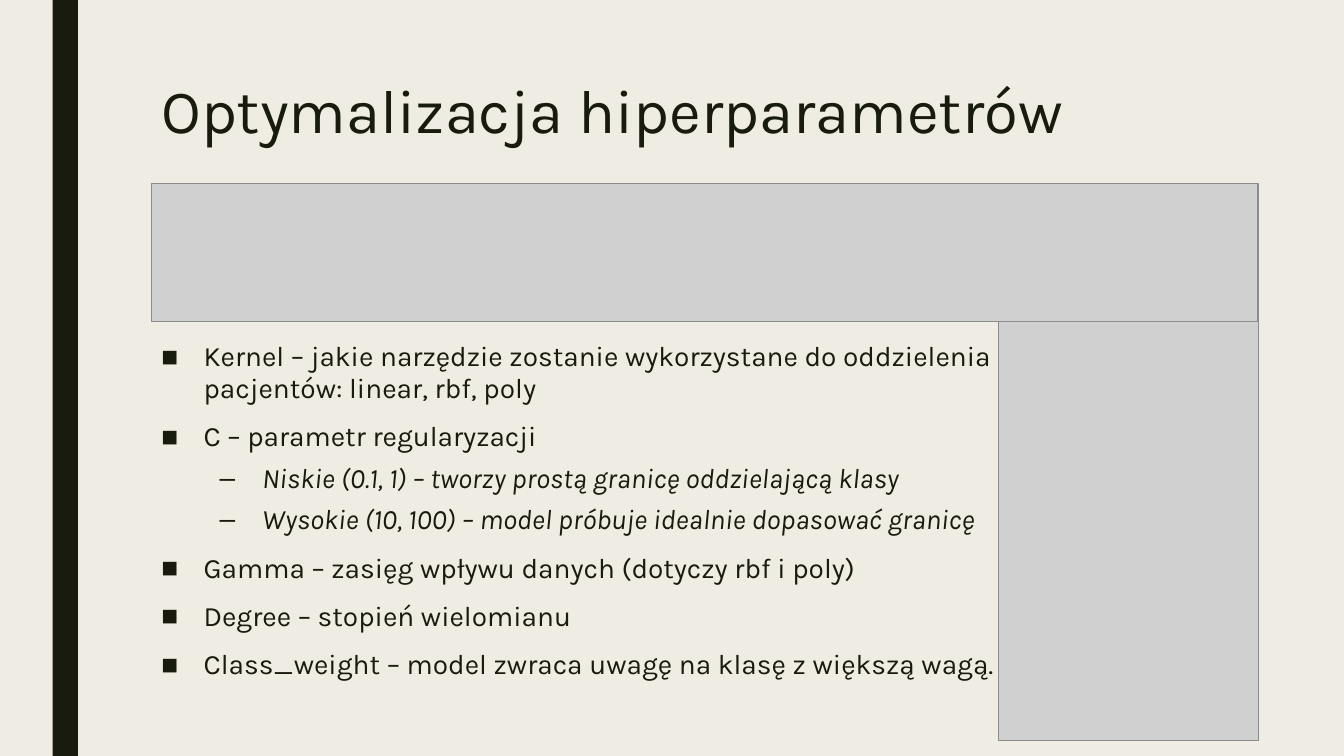
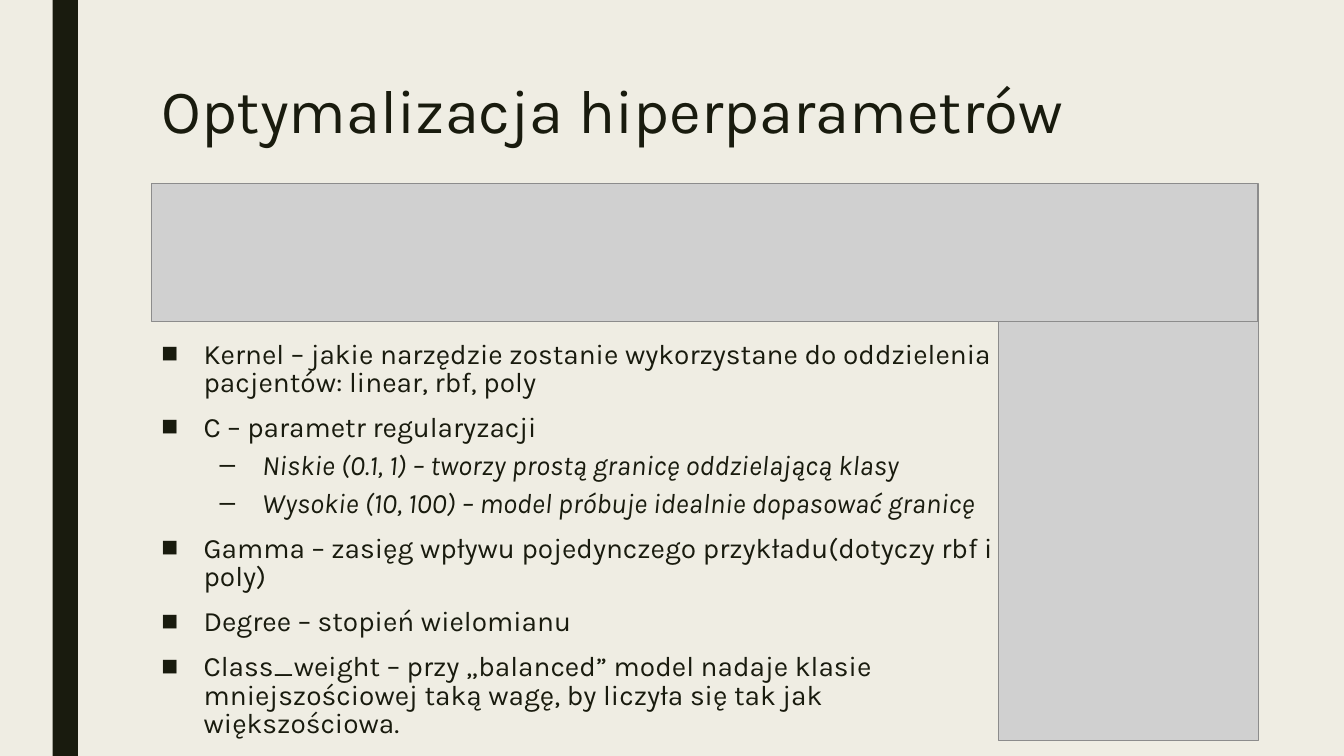
Before and after one commit to Zajecia-na-PWr-LR/lista-4-projekt-grupowy-2, a slide deck: slide 23 of Stroke.pptx. Drawn at 1344x756 pixels with LibreOffice and Linux fonts; fonts in the diff are those of the drawing; grey boxes stand for pictures. Boxes give left, top, right and bottom in pixels: in the first picture for what was removed or moved away, otherwise in the second. Text is boxed around its words. In the diff, an @@ line names an element or a change of style, - is before the commit and + after.

```diff
--- a/Stroke.pptx
+++ b/Stroke.pptx
@@ text at (204,344,990,638): line spacing 0.94 to 0.84 @@
@@ text at (204,538,992,593): text changed @@
-■ Gamma – zasięg wpływu danych (dotyczy rbf i poly)
+■ Gamma – zasięg wpływu pojedynczego przykładu(dotyczy rbf i poly)
@@ text at (204,656,872,739): text changed @@
-■ Class_weight – model zwraca uwagę na klasę z większą wagą.
+■ Class_weight – przy „balanced” model nadaje klasie mniejszościowej taką wagę, by liczyła się tak jak większościowa.
```
Also in this commit, not shown: 1 other slide changed.
